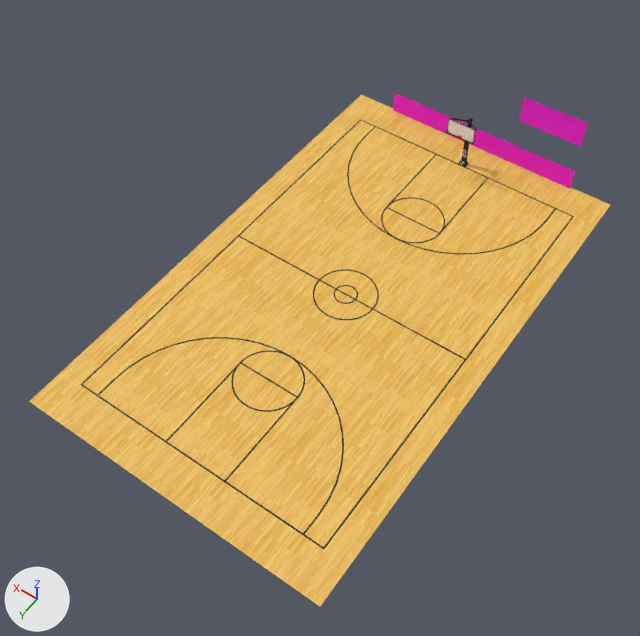
The OBJ model assets/models/scene/scene.obj as it was, and as the next commit left it.
Both versions are drawn from a camera (50 mm lens) standing at (-17.0, 33.1, 37.8) and looking at (-0.2, 9.5, 0.8). The axes (+X, +Y, +Z) are drawn at lower left. The lights are the same throughout. Where no turn or scale is listed for an object, it has been applied to the vertices.

The first picture shows 'adstripe_ads', 'court_Plane', 'felfestes_lines', 'scoreboard_Plane.001'.
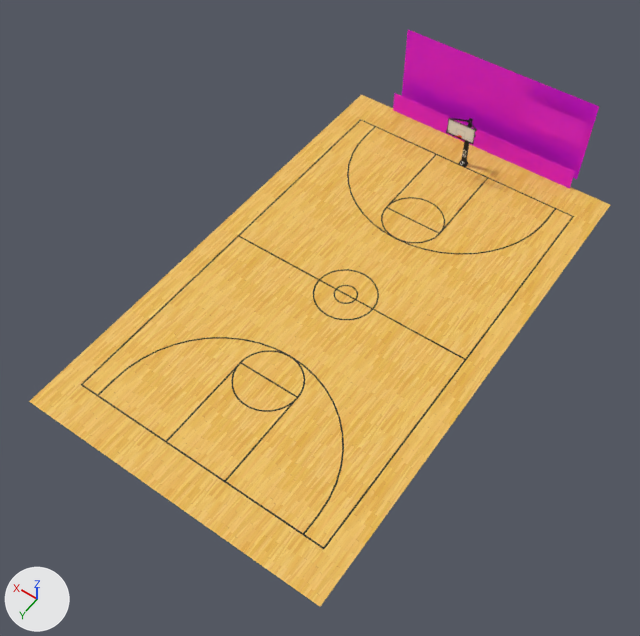
Where the change shows, as pixel boxes (x1, y1, x2, y2) in the pictures (640 x 636 px):
'crowd_crowd_plane', added (pink)
    after: (402, 30, 599, 179)

The change, as a list of edits to the scene's bpy script:
```text
Add img_crowd_dummy_png:
    img_crowd_dummy_png = load_image('crowd_dummy.png', 'crowd_dummy.png', 16, 16, 'sRGB')
Add mat_crowd_mat_crowd_png:
    mat_crowd_mat_crowd_png = principled_material('crowd_mat_crowd.png')
    mat_crowd_mat_crowd_png.texture = img_crowd_dummy_png
    mat_crowd_mat_crowd_png.roughness = 0.69
Add me_crowd_crowd_plane:
    me_crowd_crowd_plane.from_pydata(...)  # 4 vertices, 1 face; spans x -6.38..6.38, y -9.0, z 0.0..5.59
    me_crowd_crowd_plane.materials.append(mat_crowd_mat_crowd_png)  # picture img_crowd_dummy_png
Add ob_crowd_crowd_plane:
    ob_crowd_crowd_plane = bpy.data.objects.new('crowd_crowd_plane', me_crowd_crowd_plane)
    ob_crowd_crowd_plane.location = (0.0, 0.0, 0.0)
```
